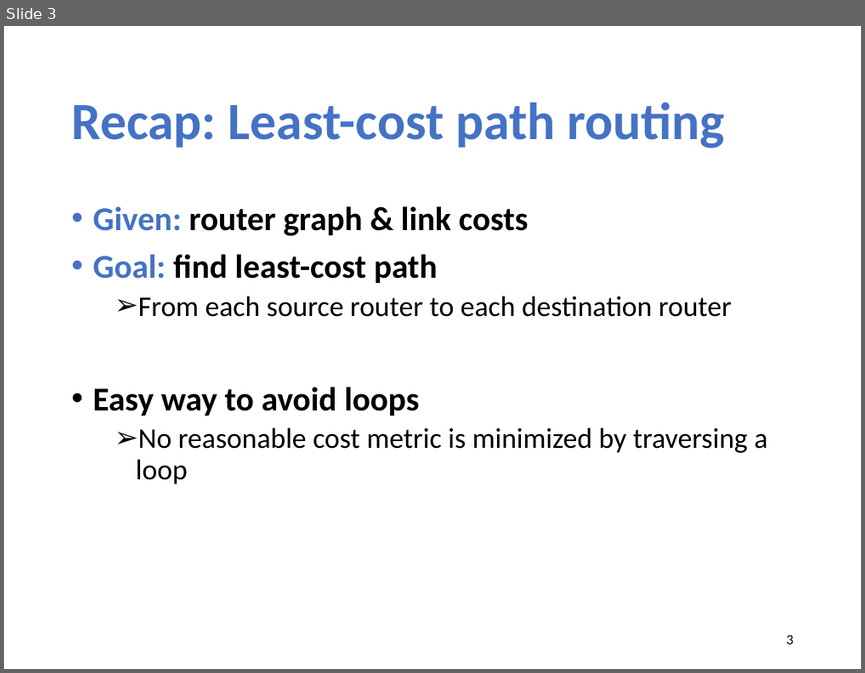
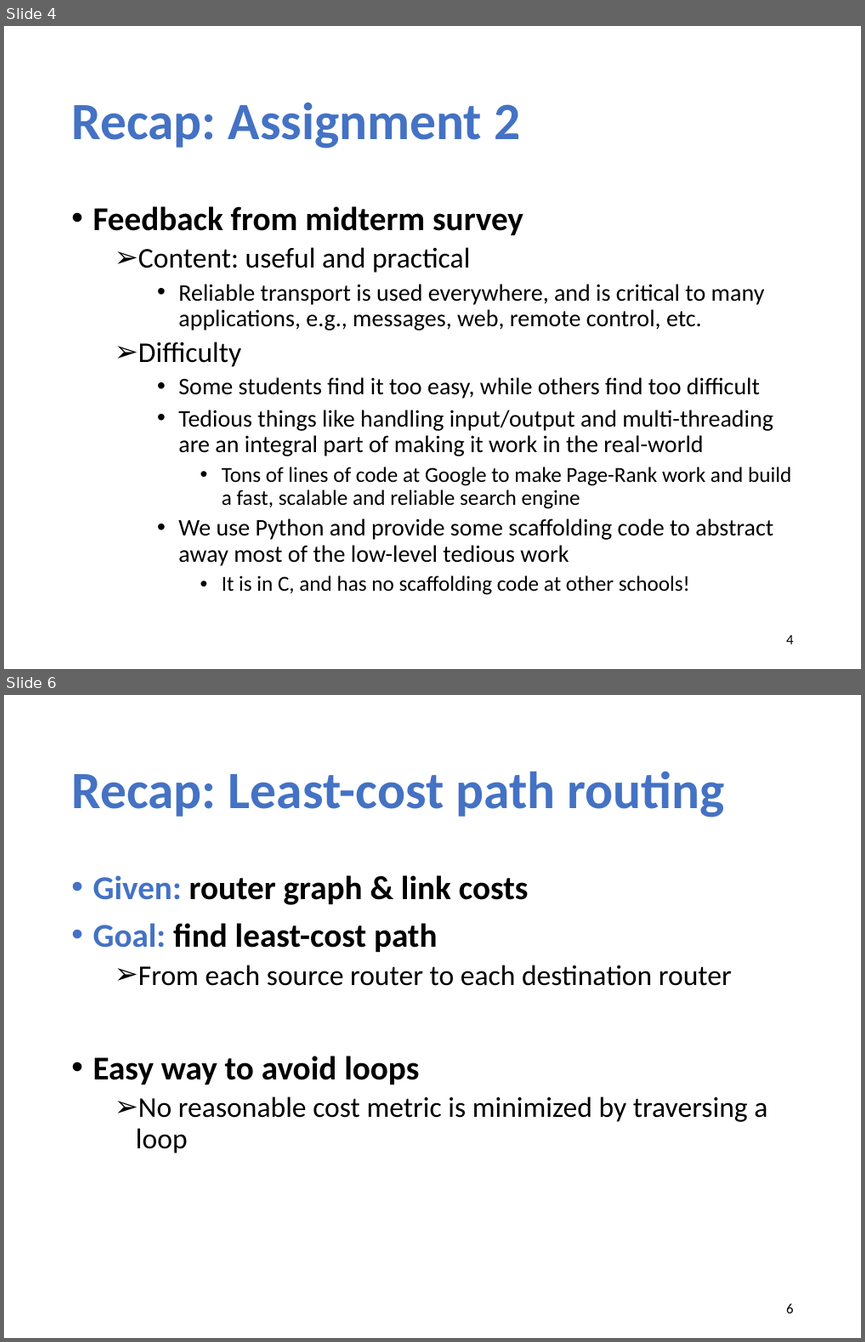
Before and after one commit to xinjin/course-net, a slide deck: slides/lec13_routing_algorithms.pptx. Shown one above the other, each under a label of ours: slide 3 before the commit, slides 4 and 6 after it; the slides between them are not shown. The pictures are 865x673 and 865x1342 pixels, drawn with LibreOffice and Linux fonts; fonts in the diff are those of the drawing. Boxes give left, top, right and bottom in pixels: in the first picture for what was removed or moved away, otherwise in the second. Text is boxed around its words. In the diff, an @@ line names an element or a change of style, - is before the commit and + after.

```diff
--- a/slides/lec13_routing_algorithms.pptx
+++ b/slides/lec13_routing_algorithms.pptx
@@ slide 4 added at bbox=[4, 26, 861, 669], background #FFFFFF @@
@@ title added at bbox=[71, 102, 520, 148], 44 pt, text #4472C4, bold @@
+Recap: Assignment 2
@@ text added at bbox=[93, 206, 791, 595], 20 pt, text #000000 @@
+• Feedback from midterm survey
+  ➢ Content: useful and practical
+    • Reliable transport is used everywhere, and is critical to many applications, e.g., messages, web, remote control, etc.
+  ➢ Difficulty
+    • Some students find it too easy, while others find too difficult
+    • Tedious things like handling input/output and multi-threading are an integral part of making it work in the real-world
+      • Tons of lines of code at Google to make Page-Rank work and build a fast, scalable and reliable search engine
+    • We use Python and provide some scaffolding code to abstract away most of the low-level tedious work
+      • It is in C, and has no scaffolding code at other schools!
@@ page number added at bbox=[786, 635, 793, 644], 12 pt, text #000000 @@
+4
@@ what was slide 3 is now slide 6 @@
@@ page number at bbox=[786, 1303, 793, 1313]: text changed @@
-3
+6
```
Also in this commit, not shown: 4 slides changed, 3 other slides added.
